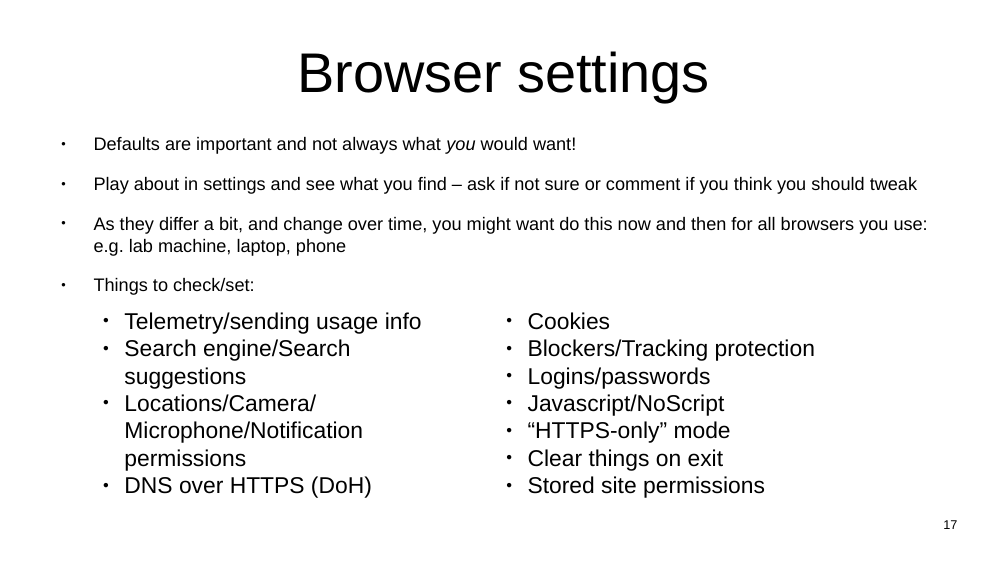
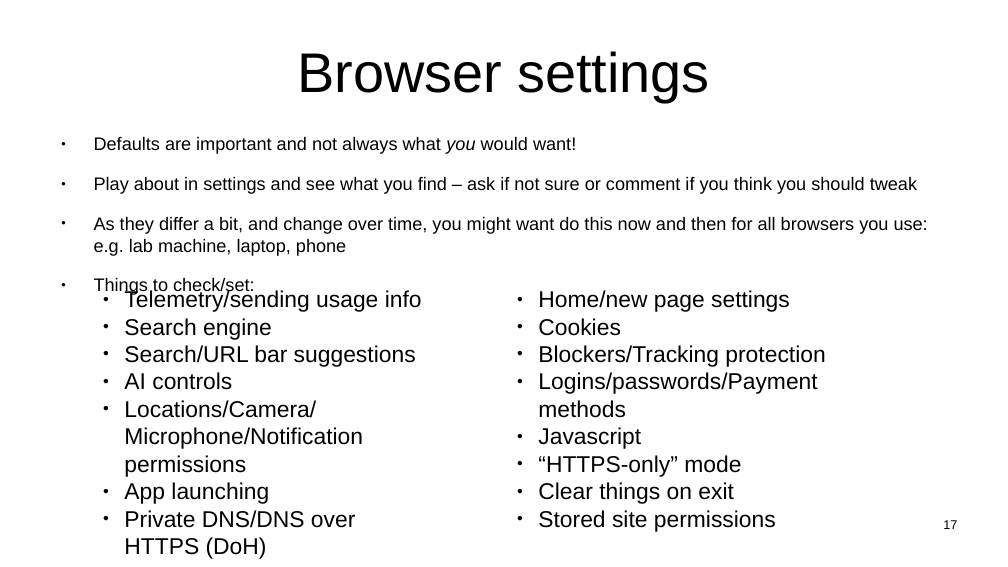
Before and after one commit to sftcd/witidtm, a slide deck: slide 17 of lectures/2026-2027/labs.odp. Drawn at 1008x567 pixels with LibreOffice and Linux fonts; fonts in the diff are those of the drawing. Boxes give left, top, right and bottom in pixels: in the first picture for what was removed or moved away, otherwise in the second. Text is boxed around its words. In the diff, an @@ line names an element or a change of style, - is before the commit and + after.

```diff
--- a/lectures/2026-2027/labs.odp
+++ b/lectures/2026-2027/labs.odp
@@ text "Telemetry/sending usage info": place and size @@
-text "Telemetry/sending usage info" at [124, 312, 422, 498]
+text "Telemetry/sending usage info" at [124, 289, 422, 559]
@@ text "Home/new page settings": place and size @@
-text "Home/new page settings" at [528, 312, 815, 498]
+text "Home/new page settings" at [538, 290, 825, 532]
@@ text at [538, 290, 790, 312]: paragraph added @@
+● Home/new page settings
@@ text at [124, 318, 416, 390]: text changed @@
-● Search engine/Search suggestions
+● Search engine
+● Search/URL bar suggestions
+● AI controls
@@ text at [538, 372, 817, 449]: text changed @@
-● Logins/passwords
-● Javascript/NoScript
+● Logins/passwords/Payment methods
+● Javascript
@@ text at [124, 482, 355, 559]: text changed @@
-● DNS over HTTPS (DoH)
+● App launching
+● Private DNS/DNS over HTTPS (DoH)
```
Also in this commit, not shown: 3 other slides changed, 5 other files.
